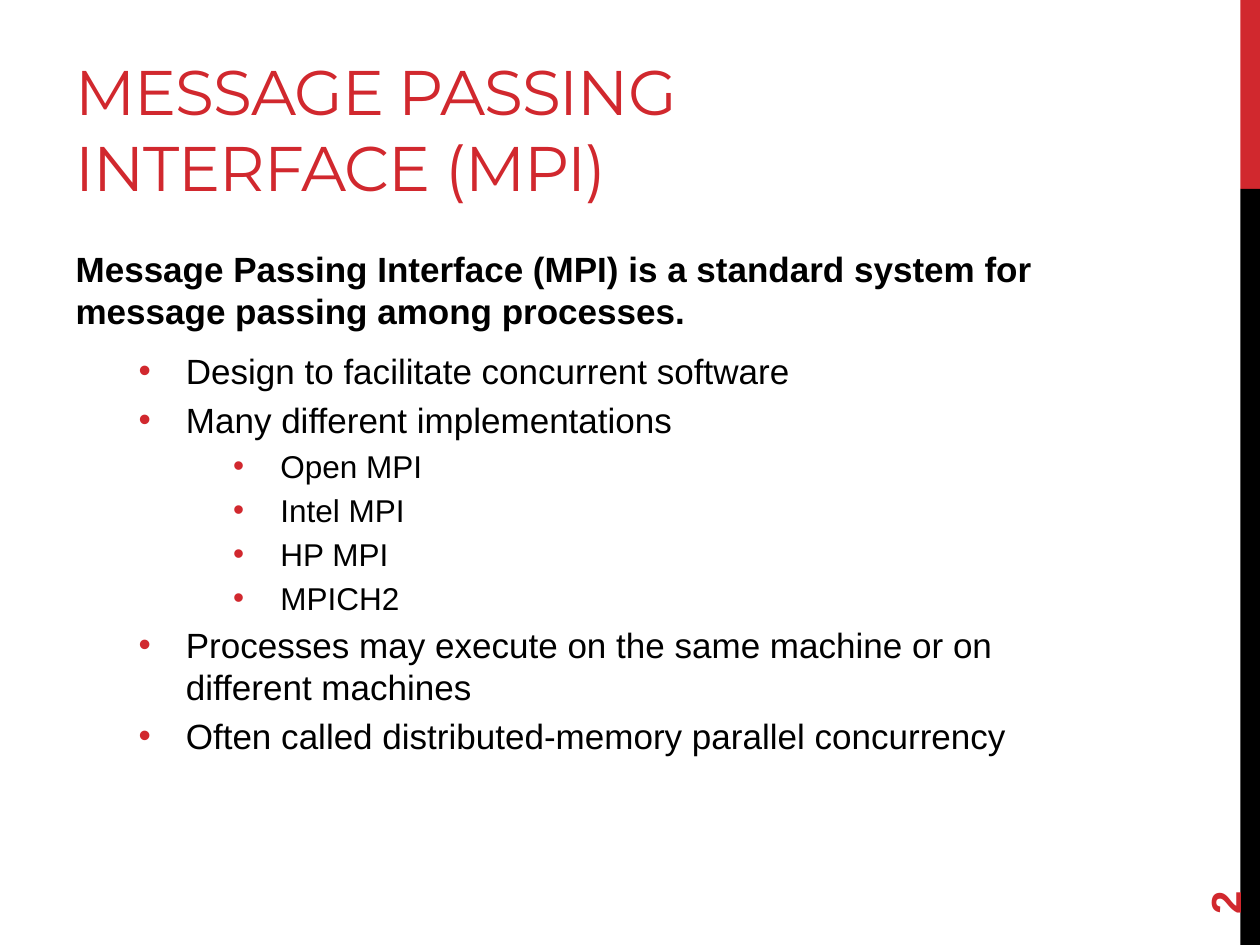
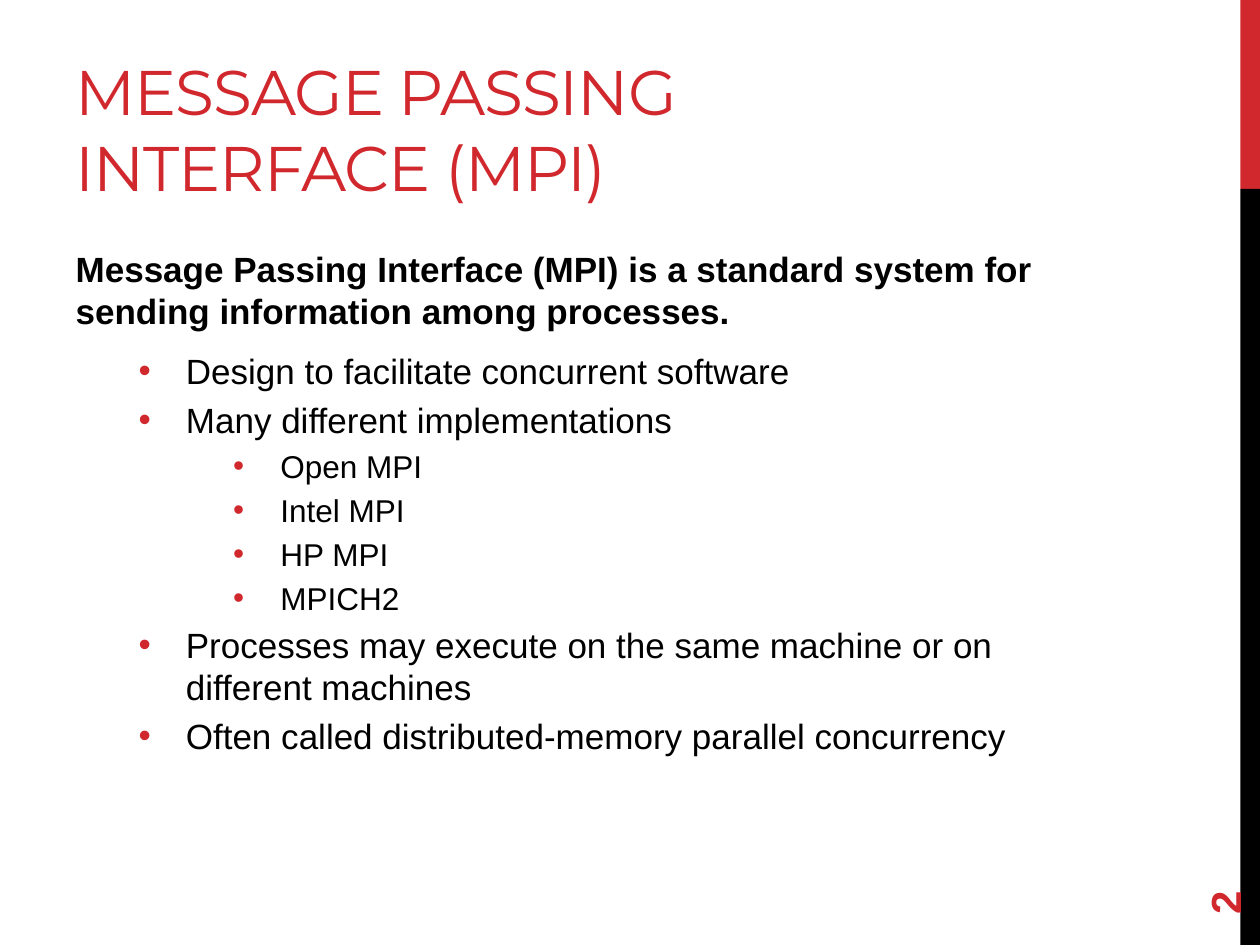
Before and after one commit to joshpeterson/DevelopingConcurrentSoftware, a slide deck: slide 2 of Lectures/Introduction to MPI/Introduction to MPI.pptx. Drawn at 1260x945 pixels with LibreOffice and Linux fonts; fonts in the diff are those of the drawing. Boxes give left, top, right and bottom in pixels: in the first picture for what was removed or moved away, otherwise in the second. Text is boxed around its words. In the diff, an @@ line names an element or a change of style, - is before the commit and + after.

```diff
--- a/Lectures/Introduction to MPI/Introduction to MPI.pptx
+++ b/Lectures/Introduction to MPI/Introduction to MPI.pptx
@@ text at [76,256,1032,331]: text changed @@
-Message Passing Interface (MPI) is a standard system for message passing among processes.
+Message Passing Interface (MPI) is a standard system for sending information among processes.
```
Also in this commit, not shown: 3 other slides changed, 1 slide removed.
